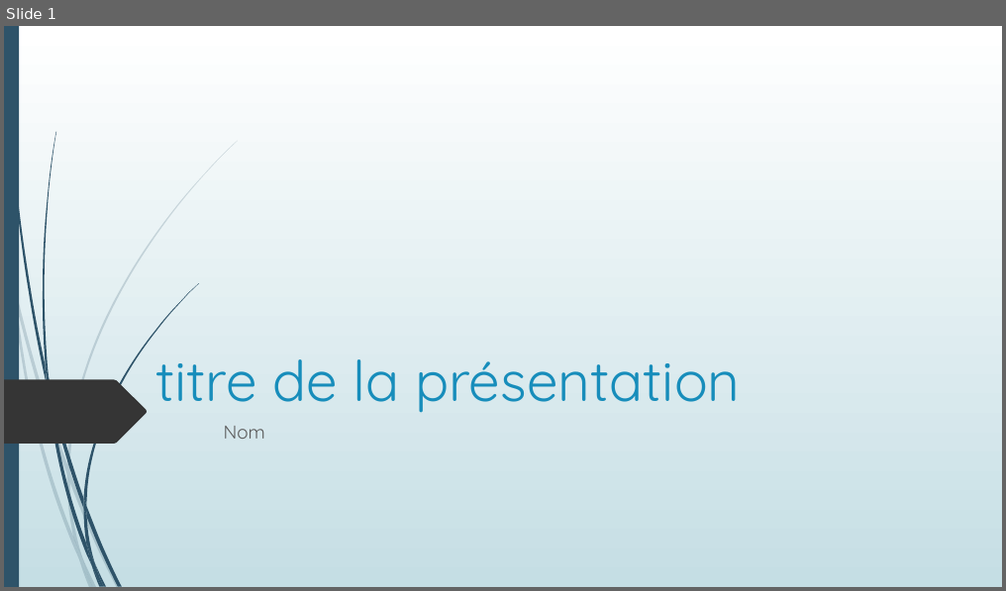
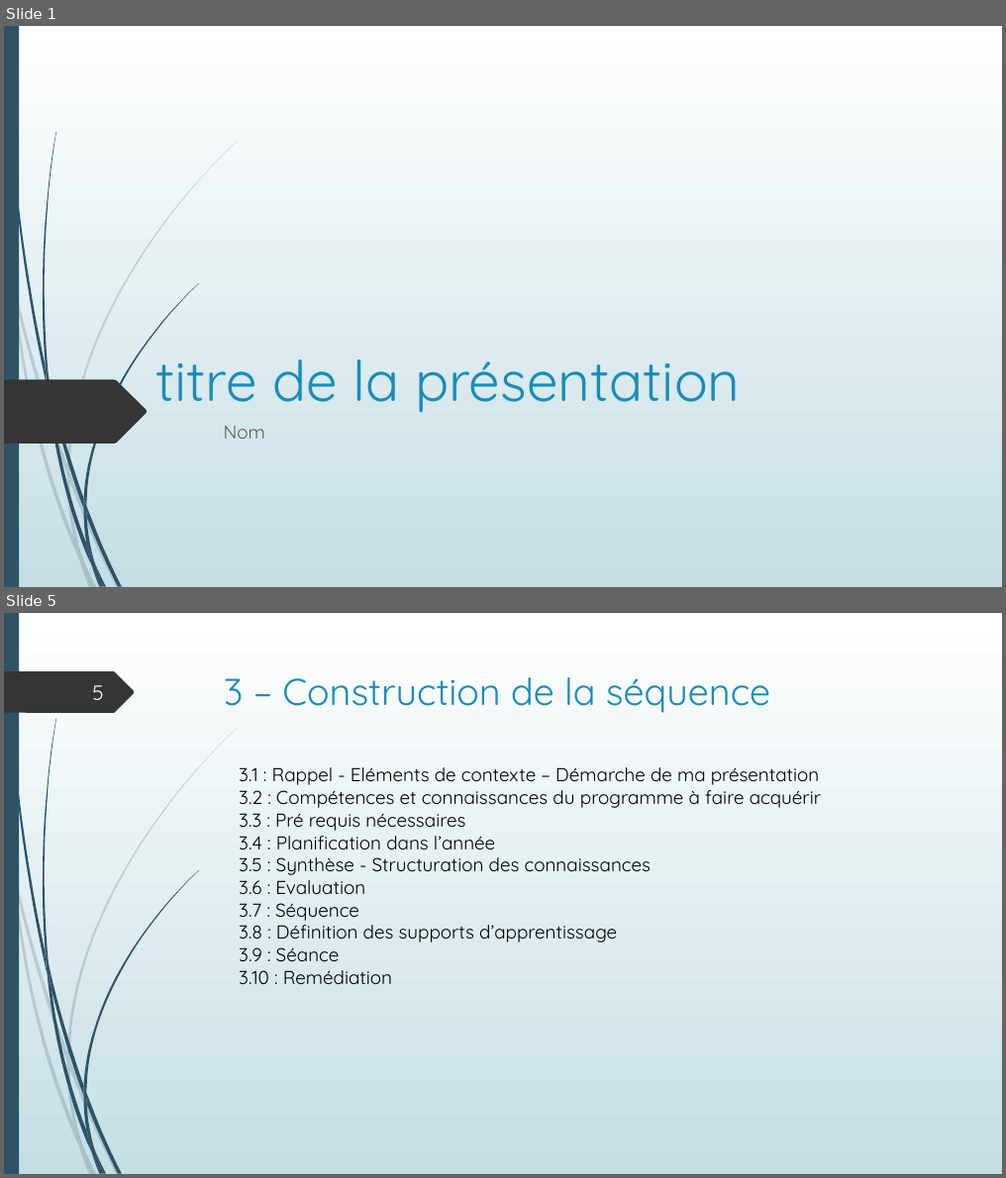
Before and after one commit to SdeuxiModeles/Modeles, a slide deck: N1.pptx. Shown one above the other, each under a label of ours: slide 1 before the commit, slides 1 and 5 after it; the slides between them are not shown. The pictures are 1006x591 and 1006x1178 pixels, drawn with LibreOffice and Linux fonts; fonts in the diff are those of the drawing. Boxes give left, top, right and bottom in pixels: in the first picture for what was removed or moved away, otherwise in the second. Text is boxed around its words. In the diff, an @@ line names an element or a change of style, - is before the commit and + after.

```diff
--- a/N1.pptx
+++ b/N1.pptx
@@ slide 5 added at (4, 613, 1002, 1174), background gradient #FFFFFF to #C5DEE5; not listed: 23 template elements that a slide beside it also shows @@
@@ freeform shape added at (4, 671, 135, 713), fill #353535 @@
@@ page number added at (92, 685, 104, 700), 20 pt, text #FEFFFF @@
+5
@@ title added at (224, 677, 770, 713), 36 pt, text #178DBB @@
+3 – Construction de la séquence
@@ text added at (239, 767, 821, 984), 18 pt, text #000000 @@
+3.1 : Rappel - Eléments de contexte – Démarche de ma présentation
+3.2 : Compétences et connaissances du programme à faire acquérir
+3.3 : Pré requis nécessaires
+3.4 : Planification dans l’année
+3.5 : Synthèse - Structuration des connaissances
+3.6 : Evaluation
+3.7 : Séquence
+3.8 : Définition des supports d’apprentissage
+3.9 : Séance
+3.10 : Remédiation
```
Also in this commit, not shown: 1 slide changed, 23 other slides added, 7 slides removed.
